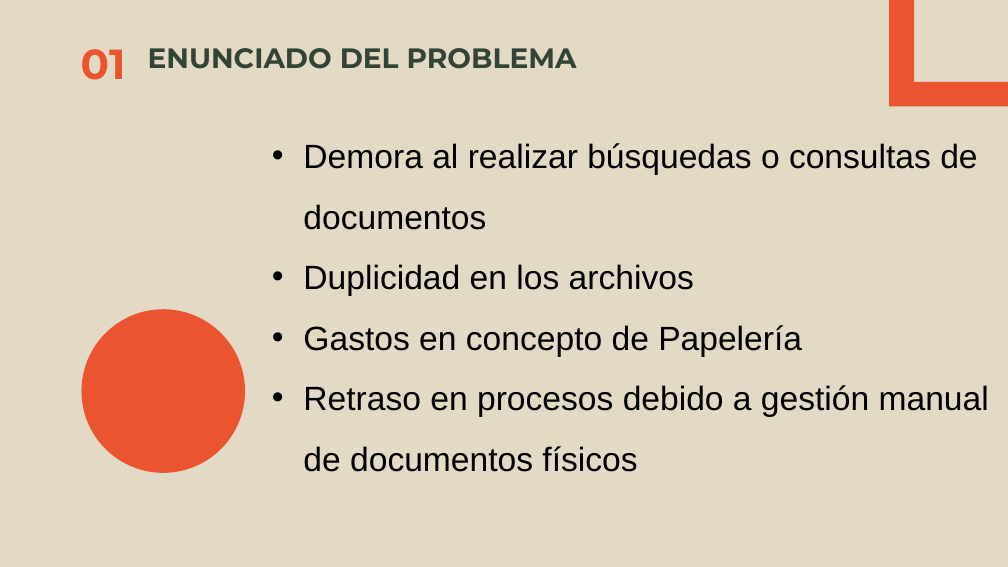
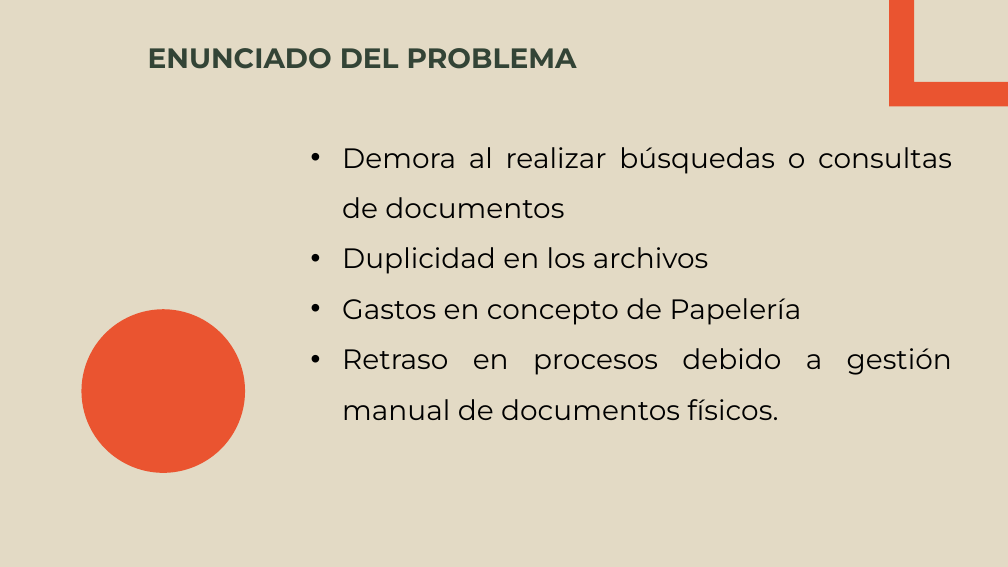
Before and after one commit to mo201801/trabajogrado, a slide deck: slide 7 of ocr-ppt.pptx. Drawn at 1008x567 pixels with LibreOffice and Linux fonts; fonts in the diff are those of the drawing; background and template pictures are left out. Boxes give left, top, right and bottom in pixels: in the first picture for what was removed or moved away, otherwise in the second. Text is boxed around its words. In the diff, an @@ line names an element or a change of style, - is before the commit and + after.

```diff
--- a/ocr-ppt.pptx
+++ b/ocr-ppt.pptx
@@ title removed at box(81, 49, 126, 80) @@
-01
@@ text "Demora al realizar búsquedas o ...": place and size @@
-text "Demora al realizar búsquedas o ..." at box(303, 143, 989, 472)
+text "Demora al realizar búsquedas o ..." at box(342, 147, 952, 420)
@@ text at box(342, 147, 952, 325): size 24 to 20 pt, font Arial to Montserrat in "Demora al realizar búsquedas o consultas de ...", "Duplicidad en los archivos", "Gastos en concepto de Papelería"; alignment left to justified @@
@@ text at box(342, 348, 952, 420): text changed; size 24 to 20 pt; font Arial to Montserrat @@
-• Retraso en procesos debido a gestión manual de documentos físicos
+• Retraso en procesos debido a gestión manual de documentos físicos.
```
Also in this commit, not shown: 18 other slides changed, 10 slides added, 4 slides removed, 1 other file.
